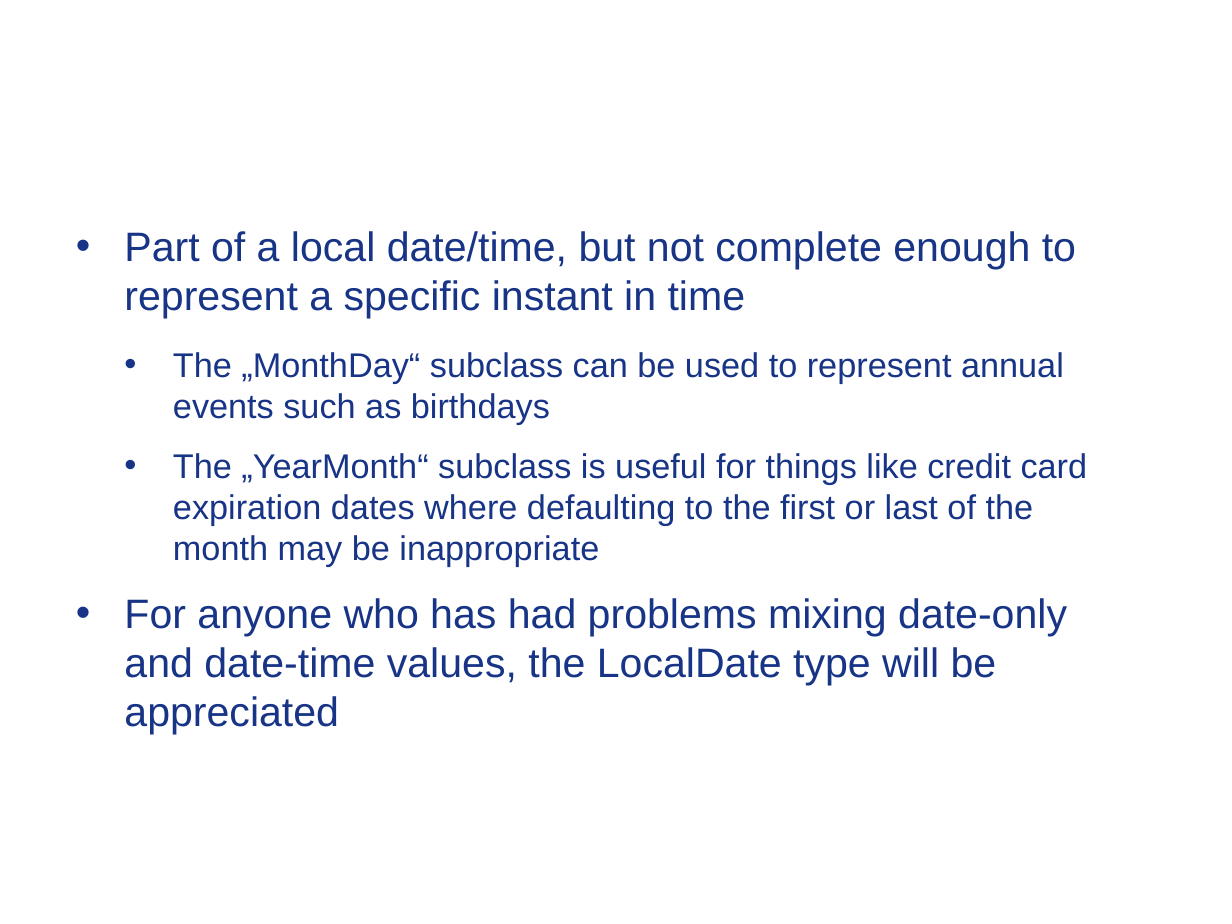
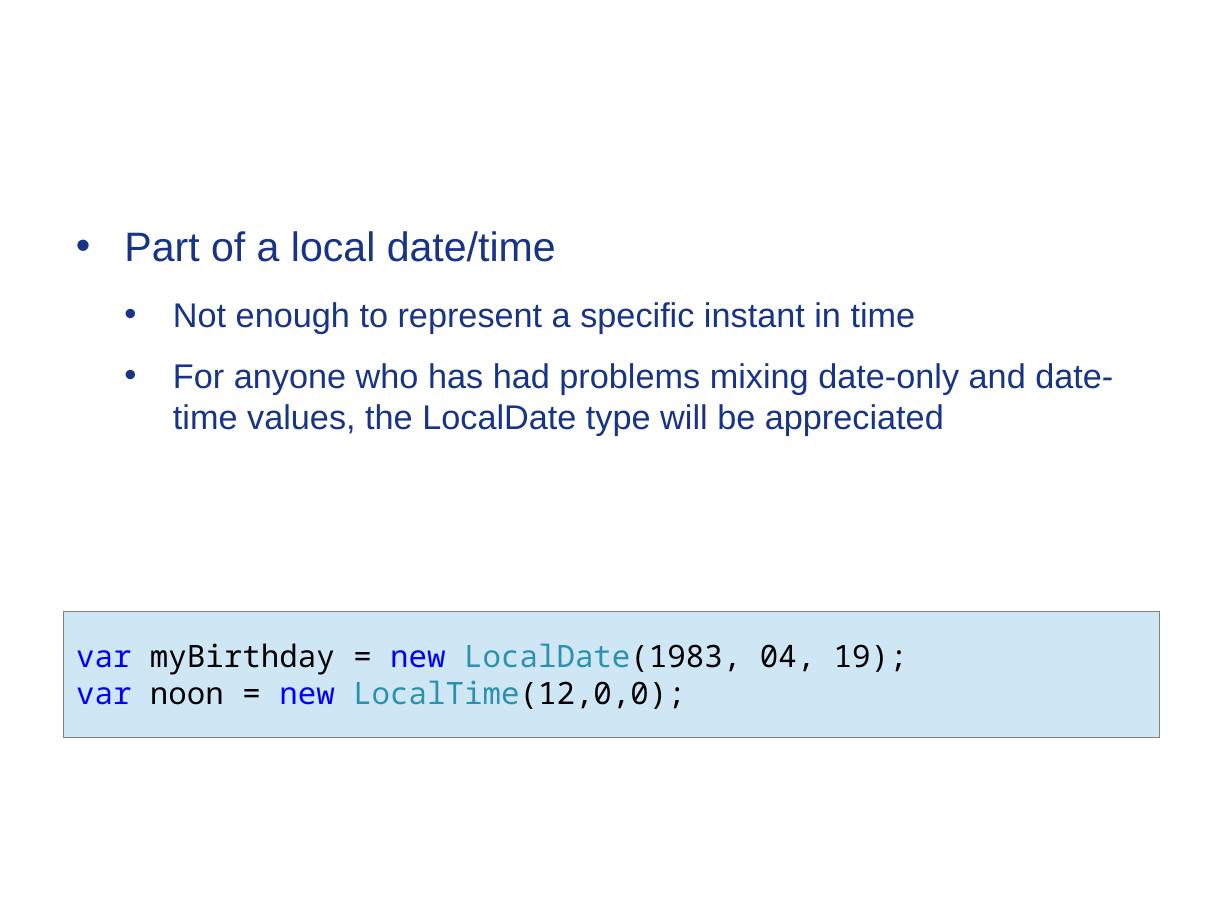
Before and after one commit to Timothep/MarathonWOShoes, a slide deck: slide 11 of BarefootMarathon.odp. Drawn at 1232x924 pixels with LibreOffice and Linux fonts; fonts in the diff are those of the drawing; background and template pictures are left out. Boxes give left, top, right and bottom in pixels: in the first picture for what was removed or moved away, otherwise in the second. Text is boxed around its words. In the diff, an @@ line names an element or a change of style, - is before the commit and + after.

Commit message:
Noda

```diff
--- a/BarefootMarathon.odp
+++ b/BarefootMarathon.odp
@@ text at (124, 231, 916, 334): text changed @@
-• Part of a local date/time, but not complete enough to represent a specific instant in time
-  • The „MonthDay“ subclass can be used to represent annual events such as birthdays
-  • The „YearMonth“ subclass is useful for things like credit card expiration dates where defaulting to the first or last of the month may be inappropriate
+• Part of a local date/time
+  • Not enough to represent a specific instant in time
@@ text at (173, 363, 1113, 435): size 24 to 20 pt in "For anyone who has had problems mixing ..."; list level 1 to 2 in "For anyone who has had ..." @@
@@ rectangle added at (64, 611, 1161, 737), fill #CFE7F5, outline #808080 0 pt, 18 pt, text #000000 @@
+var myBirthday = new LocalDate(1983, 04, 19);
+var noon = new LocalTime(12,0,0);
```
Also in this commit, not shown: 10 other slides changed, 2 slides added, 5 slides removed, 4 other files.
